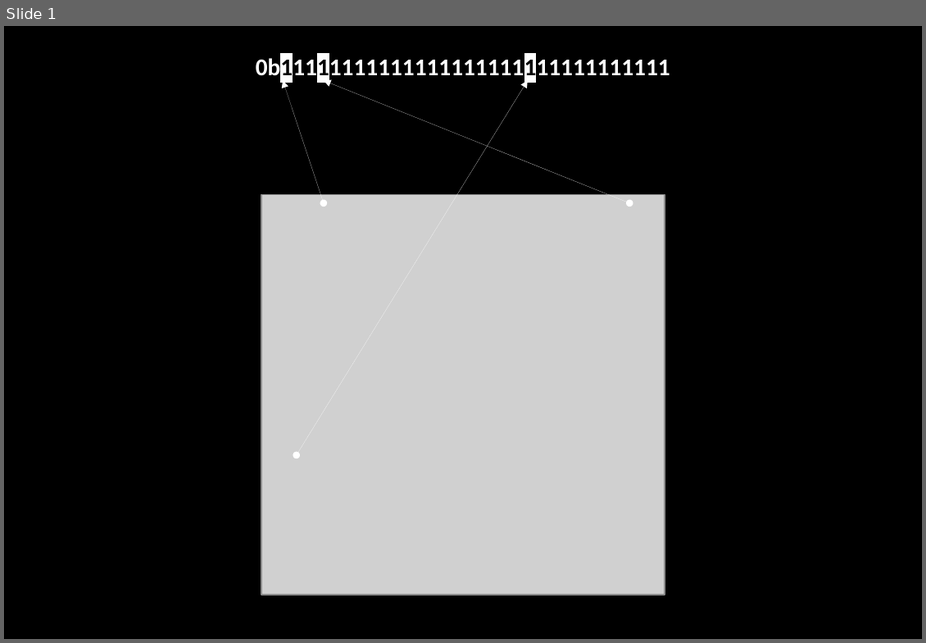
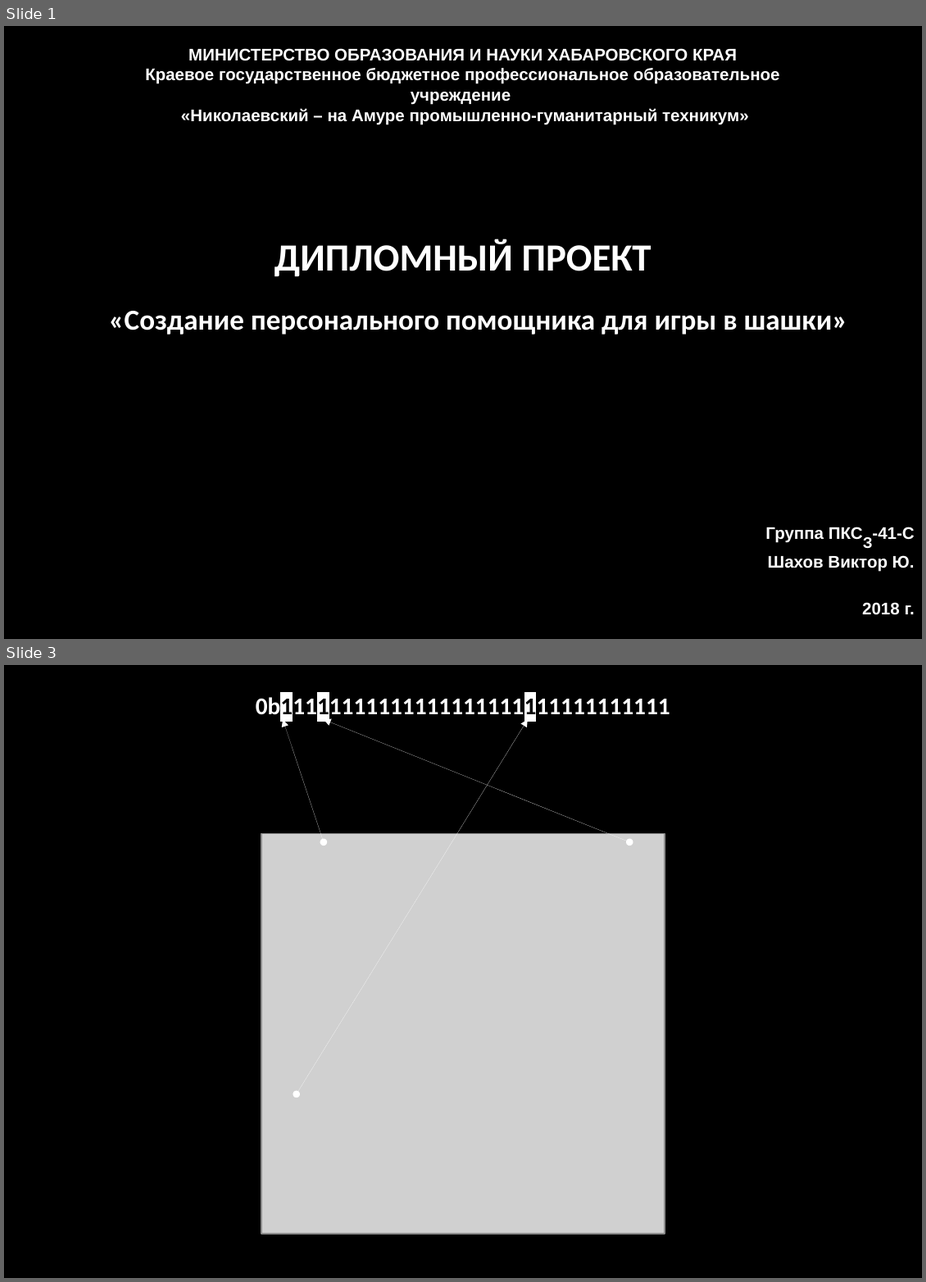
Before and after one commit to hydroplexus/checker-ass, a slide deck: _.doc/_.checker-ass-presentation.odp. Shown one above the other, each under a label of ours: slide 1 before the commit, slides 1 and 3 after it; the slides between them are not shown. The pictures are 926x643 and 926x1282 pixels, drawn with LibreOffice and Linux fonts; fonts in the diff are those of the drawing; grey boxes stand for pictures. Boxes give left, top, right and bottom in pixels: in the first picture for what was removed or moved away, otherwise in the second. Text is boxed around its words. In the diff, an @@ line names an element or a change of style, - is before the commit and + after.

```diff
--- a/_.doc/_.checker-ass-presentation.odp
+++ b/_.doc/_.checker-ass-presentation.odp
@@ slide 1 added at (x1=4, y1=26, x2=922, y2=639), background #000000 @@
@@ text added at (x1=145, y1=48, x2=781, y2=125), 14 pt, text #FFFFFF, bold @@
+МИНИСТЕРСТВО ОБРАЗОВАНИЯ И НАУКИ ХАБАРОВСКОГО КРАЯ
+Краевое государственное бюджетное профессиональное образовательное учреждение
+«Николаевский – на Амуре промышленно-гуманитарный техникум»
@@ text added at (x1=275, y1=238, x2=652, y2=277), 32 pt, text #FFFFFF, bold @@
+ДИПЛОМНЫЙ ПРОЕКТ
@@ text added at (x1=109, y1=311, x2=849, y2=334), 24 pt, text #FFFFFF, bold @@
+«Создание персонального помощника для игры в шашки»
@@ text added at (x1=766, y1=526, x2=915, y2=615), 14 pt, text #FFFFFF, bold @@
+Группа ПКСЗ-41-С
+Шахов Виктор Ю.
+2018 г.
@@ what was slide 1 is now slide 3 @@
```
Also in this commit, not shown: 1 other slide added, 2 other files.
